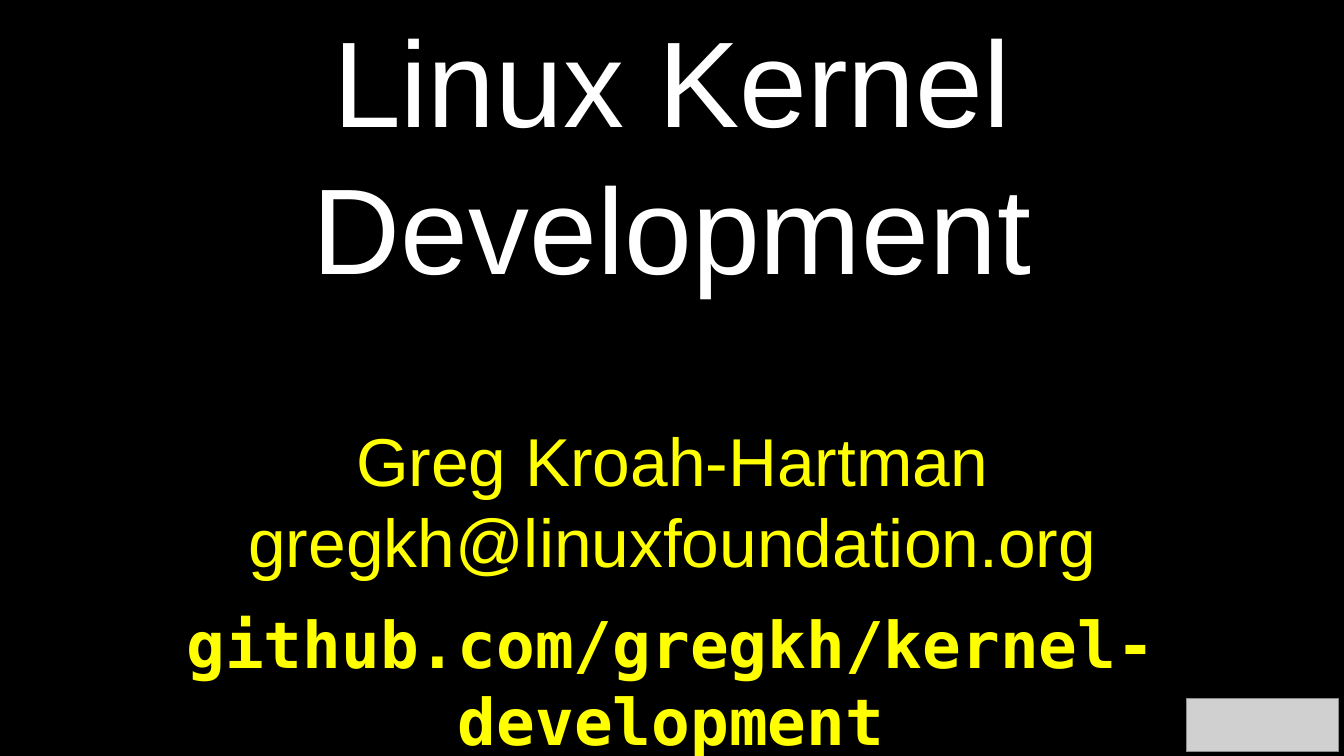
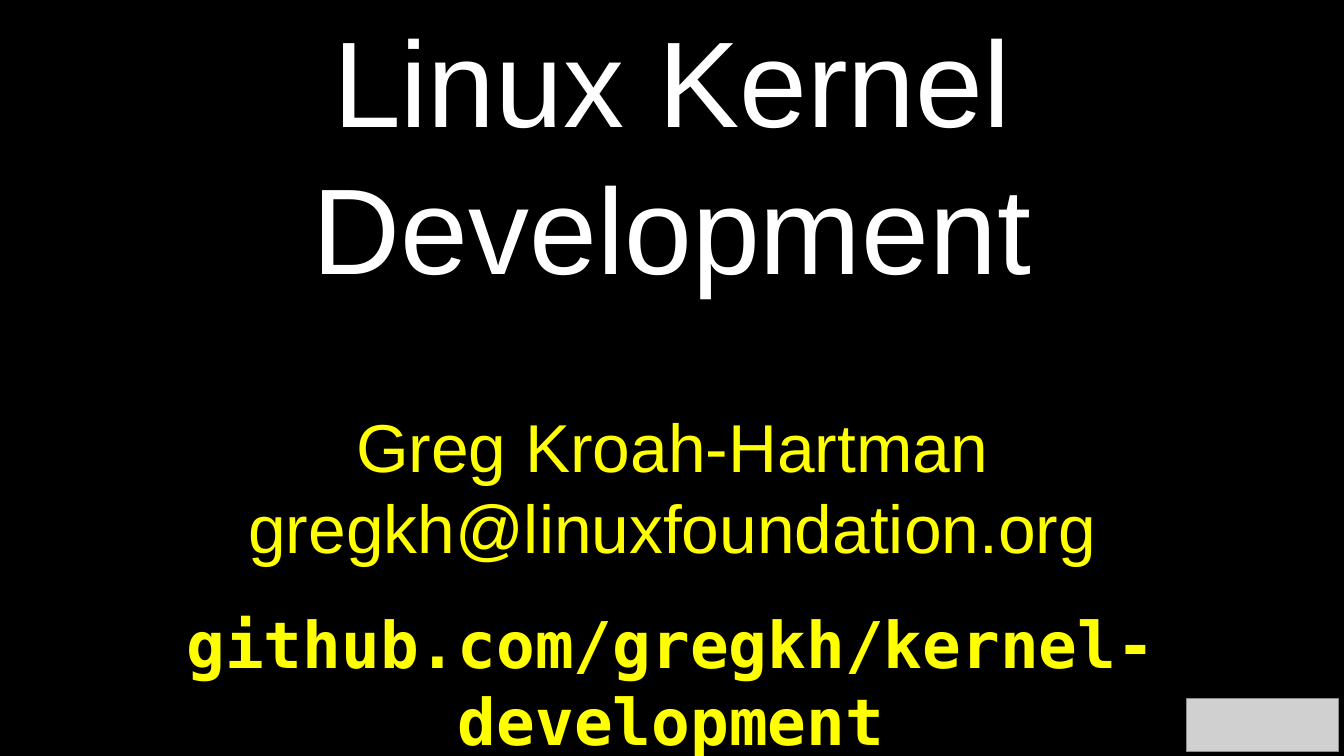
Before and after one commit to gregkh/kernel-development, a slide deck: slide 1 of kernel-development-wide.odp. Drawn at 1344x756 pixels with LibreOffice and Linux fonts; fonts in the diff are those of the drawing; grey boxes stand for pictures. Boxes give left, top, right and bottom in pixels: in the first picture for what was removed or moved away, otherwise in the second. Text is boxed around its words. In the diff, an @@ line names an element or a change of style, - is before the commit and + after.

```diff
--- a/kernel-development-wide.odp
+++ b/kernel-development-wide.odp
@@ text "Greg Kroah-Hartman": place and size @@
-text "Greg Kroah-Hartman" at [248,437,1096,581]
+text "Greg Kroah-Hartman" at [248,423,1096,566]
```
Also in this commit, not shown: 21 other slides changed, 5 slides added, 1 slide removed, 1 other file.
